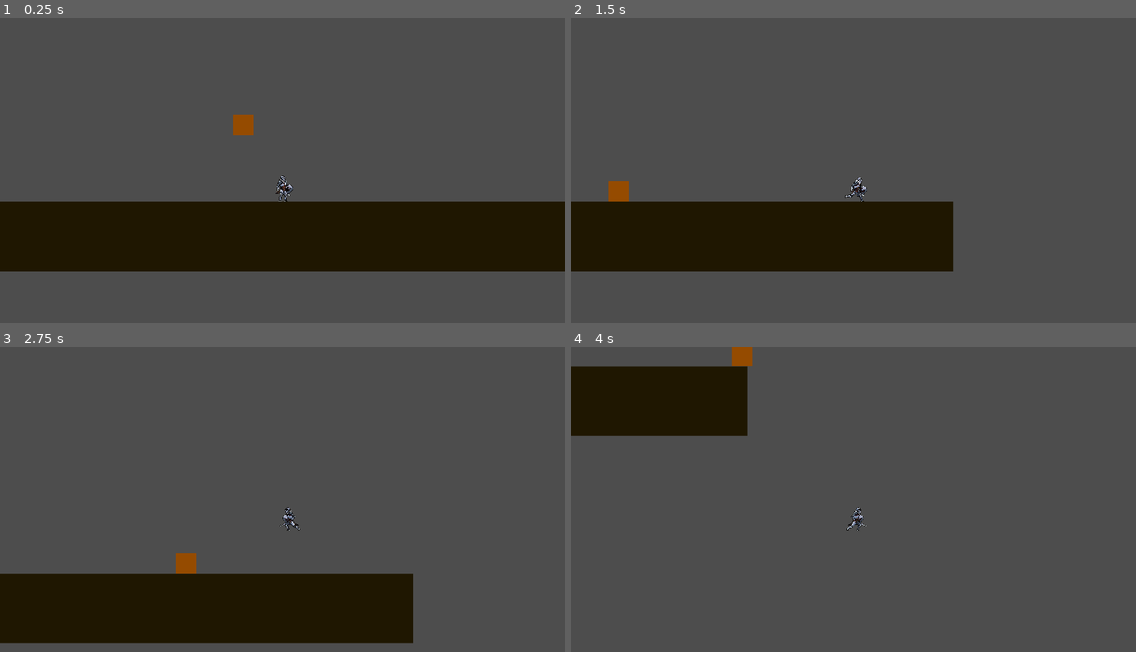
Above: before the commit, frames 1-4 (two rows, left to right).
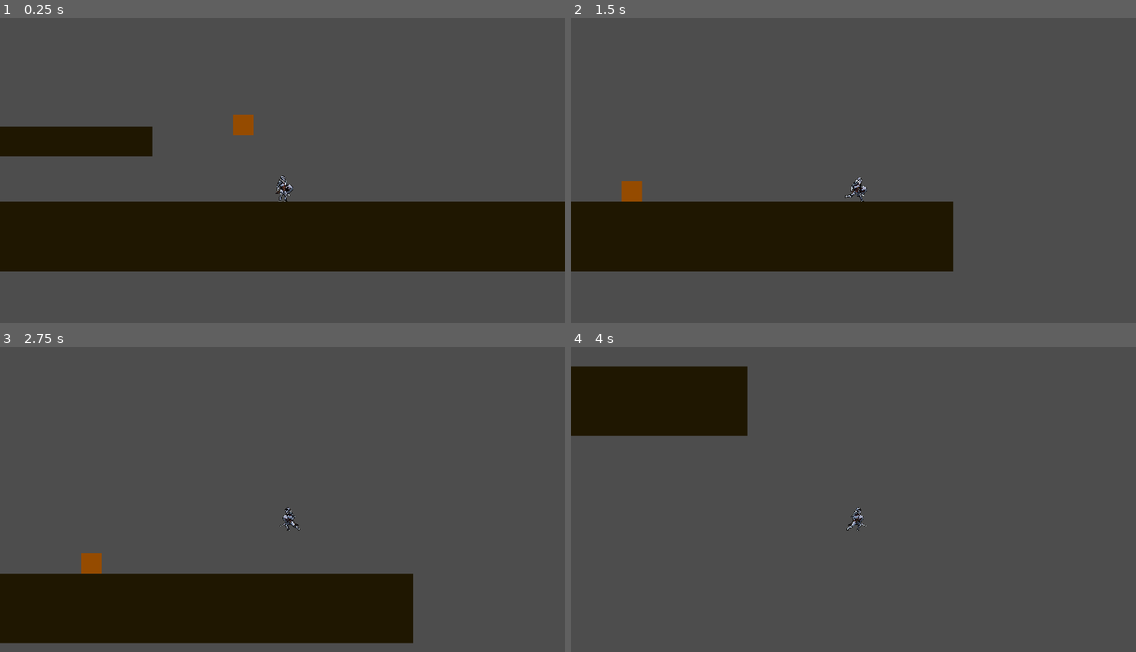
Above: after the commit, the same moments.

Repository: Darr3n2GG/Puzzle-Knight
Game: Godot game, scene res://Map/scenes/test.tscn
Two runs of this game, one before a commit and one after it. Both use one fixed random seed, a clock stepped at 60 frames per second and the inputs below. The project has no main scene, so this scene is started directly.
Inputs:
- Up to frame 1 (0.25 s): no input
- Up to frame 2 (1.5 s): hold D (right) from 0.53 s (still down); tap Shift (change state, bound only before the commit) at 0.6 s; tap Space (jump) at 0.77, 0.8, 1.07, 1.35 s
- Up to frame 3 (2.75 s): tap Space (jump) at 1.52, 1.82, 2.3 s; tap Shift (change state, bound only before the commit) at 1.55, 2.1 s; release D (right) at 2.03 s; hold A (left) from 2.03 s (still down)
- Up to frame 4 (4 s): release A (left) at 2.78 s; hold D (right) from 2.78 s (still down); tap Shift (change state, bound only before the commit) at 2.85 s; tap Space (jump) at 3.02, 3.32, 3.6, 3.77 s

The runs differ from the first frame. In frame 1, 2.6% of the frame differs, in the area x 0-27%, y 35-46%; in frame 2, 0.3%; in frame 3, 0.5%; in frame 4, 0.2%.

Commit message:
build 0.0018
-added golem solid and unsolid state
-added golem carry and throw

Diff:
--- a/Characters/scenes/golem/golem.tscn
+++ b/Characters/scenes/golem/golem.tscn
@@ -14,3 +14,8 @@
 position = Vector2(0, 1)
 color = Color(0.588235, 0.294118, 0, 1)
 polygon = PackedVector2Array(-10, -11, -10, 9, 10, 9, 10, -11)
+
+[node name="Timer" type="Timer" parent="."]
+wait_time = 1.5
+
+[connection signal="timeout" from="Timer" to="." method="_on_timer_timeout"]
--- a/Characters/scripts/golem/golemMove.gd
+++ b/Characters/scripts/golem/golemMove.gd
@@ -1,38 +1,82 @@
 extends CharacterBody2D
-@onready var player = get_parent().get_node("Player")
-@onready var state = 0
+@onready var player = get_parent().get_node("Player")  #get player node
+@onready var timer = $Timer #get timer node
+@export var inState = 0 #check if golem is JUST carried
+@export var throwed = 0 #check if golem is throwed
+@export var throw_vel = -400.0
+@export var state = 0 #golem state
+# 0 -> follow player
+# 1 -> become solid
+# 2 -> carry golem
 @export var speed : float = 190.0
+@export var TS = 2.5 #throw speed
+
 var gravity = ProjectSettings.get_setting("physics/2d/default_gravity")
 
-
 func _physics_process(delta):
-	var selfposx = position.x
-	var selfposy = position.y
-	var playerposx = player.position.x
-	var playerposy = player.position.y
+	var selfposx = global_position.x
+	var selfposy = global_position.y
+	var playerposx = player.global_position.x
+	var playerposy = player.global_position.y
 	var distx = Vector2(selfposx,0).distance_to(Vector2(playerposx,0))
 	var disty = Vector2(0,selfposy).distance_to(Vector2(0,playerposy))
-	if Input.is_action_just_pressed("change state"):
-		if state == 0:
+	# calc distance between golem and player
+	if not is_on_floor() and state != 2:
+		velocity.y += gravity * delta
+	if state == 0:
+		if disty > 500:
+			global_position = player.global_position
+		elif distx > 50:
+			var dir = (player.global_position.x - self.global_position.x)/abs(player.global_position.x - self.global_position.x)
+			global_position.x += speed * dir * delta
+	#golem will follow player if too far
+	elif state == 2:
+		global_position = Vector2(playerposx,playerposy - 30)
+	else:
+		pass
+	if throwed == 1:
+		var dir = 0
+		if player.get_child(0).is_flipped_h() == false:
+			dir = 1
+		else:
+			dir = -1
+		if not is_on_floor():
+			global_position.x += TS * dir
+		else:
+			throwed = 0
+	move_and_slide()
+
+func _input(_event):
+	var dist = position.distance_to(player.position)
+	if dist < 60:
+		if Input.is_action_just_pressed("interact golem") and state == 0:
+			timer.start()
+		elif Input.is_action_just_released("interact golem"):
+			if inState == 0:
+				change_state()
+			inState = 0
+			timer.stop()
+		elif Input.is_action_just_pressed("jump") and state == 2:
 			state = 1
-			set_collision_layer_value(2,0)
-			set_collision_layer_value(1,1)
-			set_collision_mask_value(2,0)
-			set_collision_mask_value(1,1)
-			velocity.y = 0
-		elif state == 1:
-			state = 0
-			set_collision_layer_value(1,0)
-			set_collision_layer_value(2,1)
-			set_collision_mask_value(1,0)
-			set_collision_mask_value(2,1)
+			velocity.y = throw_vel
+			throwed = 1
+
+func change_state():
 	if state == 0:
-		if not is_on_floor():
-			velocity.y += gravity * delta
-		if disty > 500:
-			global_position = player.position
-		elif distx > 50:
-			var dir = (player.position.x - self.position.x)/abs(player.position.x - self.position.x)
-			global_position.x += speed * dir * delta
+		state = 1
+		set_collision_layer_value(2,0)
+		set_collision_layer_value(1,1)
+		set_collision_mask_value(2,0)
+		set_collision_mask_value(1,1)
+	elif state == 1 or state == 2:
+		state = 0
+		set_collision_layer_value(1,0)
+		set_collision_layer_value(2,1)
+		set_collision_mask_value(1,0)
+		set_collision_mask_value(2,1)
 
-	move_and_slide()
+func _on_timer_timeout():
+	change_state()
+	state = 2
+	inState = 1
+	timer.stop()
--- a/Characters/scripts/player/playerMove.gd
+++ b/Characters/scripts/player/playerMove.gd
@@ -1,10 +1,9 @@
 extends CharacterBody2D
 
-
+@onready var anim = $Animation
+@onready var golem = get_parent().get_node("Golem")
 @export var speed : float = 200.0
-
 @export var jump_vel : float = -300.0
-@onready var anim = $Animation
 
 
 var gravity = ProjectSettings.get_setting("physics/2d/default_gravity")
@@ -17,7 +16,7 @@
 	if Input.is_action_pressed("reset"):
 		global_position = Vector2(0, -10)
 
-	if Input.is_action_just_pressed("jump") and is_on_floor():
+	if Input.is_action_just_pressed("jump") and is_on_floor() and golem.throwed == 0:
 		velocity.y = jump_vel
 
 	if Input.is_action_pressed("right"):
@@ -47,9 +46,7 @@
 			while not is_on_floor():
 				anim.play("jump_finish")
 				break
-		elif Input.is_action_pressed("right"):
-			anim.play("run")
-		elif Input.is_action_pressed("left"):
+		elif Input.is_action_pressed("right") or Input.is_action_pressed("left"):
 			anim.play("run")
 		else:
 			anim.play("idle")
--- a/Map/scenes/test.tscn
+++ b/Map/scenes/test.tscn
@@ -34,3 +34,21 @@
 scale = Vector2(16.875, 16.875)
 color = Color(0.12549, 0.0901961, 0.00392157, 1)
 polygon = PackedVector2Array(-17, -2, 17, -2, 17, 2, -17, 2)
+
+[node name="floor2" type="Node2D" parent="."]
+position = Vector2(-208, -73)
+scale = Vector2(0.284528, 0.424502)
+
+[node name="Polygon2D" type="StaticBody2D" parent="floor2"]
+collision_layer = 3
+physics_material_override = SubResource("PhysicsMaterial_sdppy")
+
+[node name="CollisionShape2D" type="CollisionShape2D" parent="floor2/Polygon2D"]
+position = Vector2(-0.5, 33.5)
+shape = SubResource("RectangleShape2D_v1ix0")
+
+[node name="Shape2D" type="Polygon2D" parent="floor2"]
+position = Vector2(0, 34)
+scale = Vector2(16.875, 16.875)
+color = Color(0.12549, 0.0901961, 0.00392157, 1)
+polygon = PackedVector2Array(-17, -2, 17, -2, 17, 2, -17, 2)
--- a/project.godot
+++ b/project.godot
@@ -42,7 +42,7 @@
 "events": [Object(InputEventKey,"resource_local_to_scene":false,"resource_name":"","device":-1,"window_id":0,"alt_pressed":false,"shift_pressed":false,"ctrl_pressed":false,"meta_pressed":false,"pressed":false,"keycode":0,"physical_keycode":80,"key_label":0,"unicode":112,"echo":false,"script":null)
 ]
 }
-"change state"={
+"interact golem"={
 "deadzone": 0.5,
 "events": [Object(InputEventKey,"resource_local_to_scene":false,"resource_name":"","device":-1,"window_id":0,"alt_press …(182 unchanged characters)…
 ]
Not shown, changed: imports/things to add.txt
Not shown, added: imports/tileset_1-bit_360.png.import
